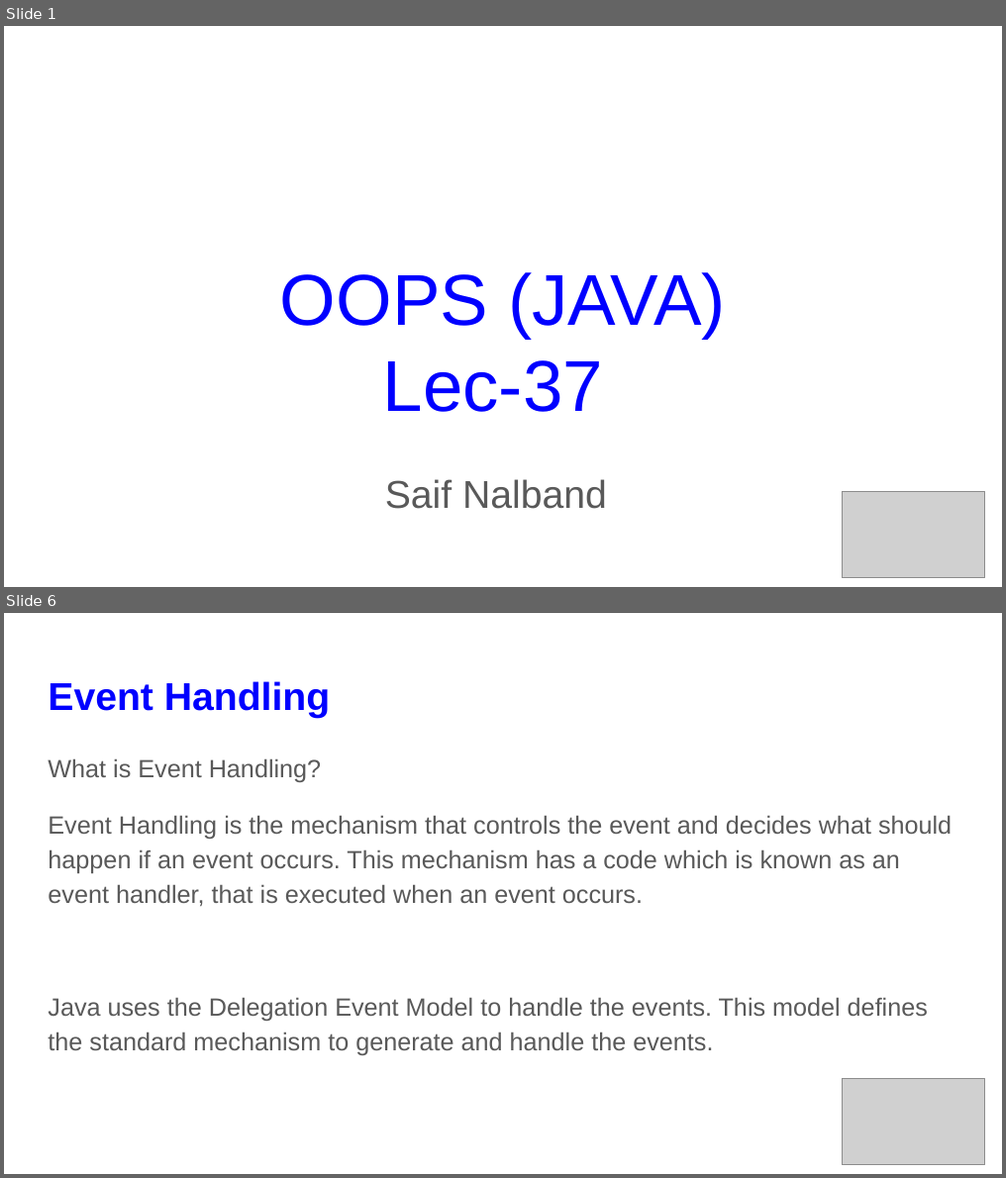
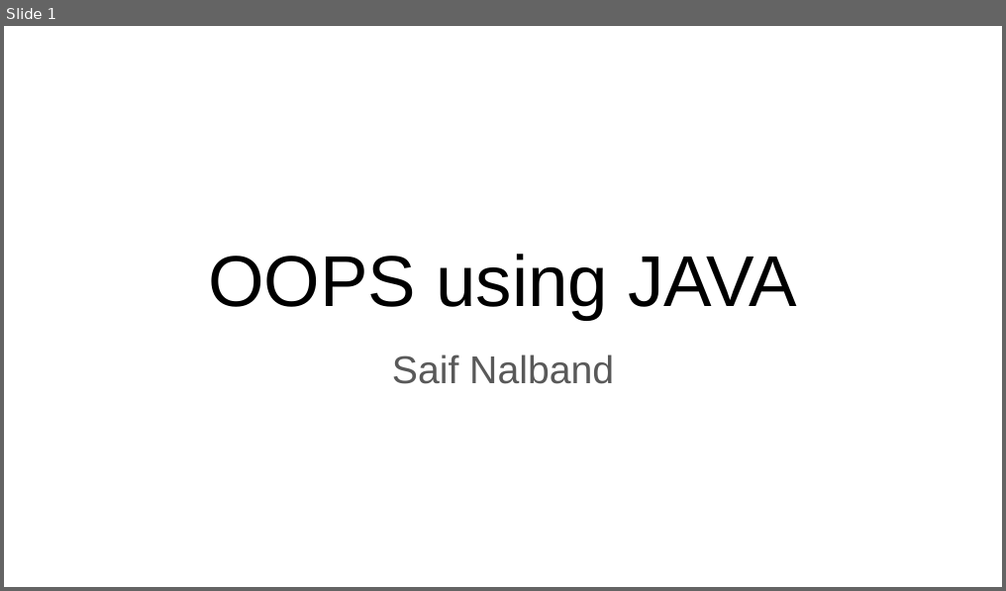
Before and after one commit to saifnalband/JAVA_OOPS, a slide deck: slides/Lec-37.pptx. Shown one above the other, each under a label of ours: slides 1 and 6 before the commit, slide 1 after it; the slides between them are not shown. The pictures are 1006x1178 and 1006x591 pixels, drawn with LibreOffice and Linux fonts; fonts in the diff are those of the drawing; grey boxes stand for pictures. Boxes give left, top, right and bottom in pixels: in the first picture for what was removed or moved away, otherwise in the second. Text is boxed around its words. In the diff, an @@ line names an element or a change of style, - is before the commit and + after.

```diff
--- a/slides/Lec-37.pptx
+++ b/slides/Lec-37.pptx
@@ slide 6 removed at <box>4,613,1002,1174</box>, background #FFFFFF @@
@@ title removed at <box>48,681,330,718</box> @@
-Event Handling
@@ text removed at <box>48,759,951,1056</box> @@
-What is Event Handling?
-Event Handling is the mechanism that controls the event and decides what should happen if an event occurs. This mechanism has a code which is known as an event handler, that is executed when an event occurs.
-Java uses the Delegation Event Model to handle the events. This model defines the standard mechanism to generate and handle the events.
@@ picture removed at <box>843,1079,985,1165</box> @@
@@ slide 1 changed as well @@
@@ title at <box>208,254,797,320</box>: text changed; text colour #0000FF to #000000 @@
-OOPS (JAVA)
-Lec-37
+OOPS using JAVA
@@ subtitle "Saif Nalband": place and size @@
-subtitle "Saif Nalband" at <box>385,479,607,509</box>
+subtitle "Saif Nalband" at <box>392,355,614,384</box>
@@ picture removed at <box>843,492,985,578</box> @@
```
Also in this commit, not shown: 6 slides added, 27 other slides removed, 3 other files.
